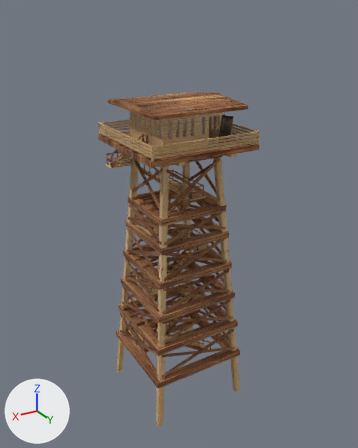
The Blender file assets/models/watch_tower/watch_tower.blend: old version first, new version second.
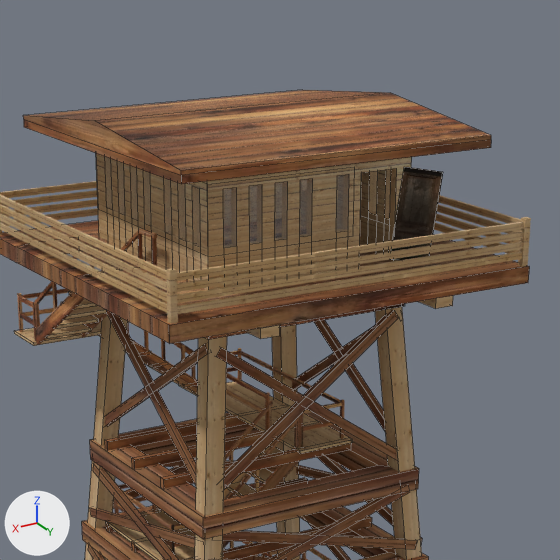
Old and new are each drawn whole from a 50 mm lens placed at (25.5, 43.1, 15.2), pointed at (-0.4, -0.1, -6.4) and again close up on the part from 28% to 75% of the width and 14% to 52% of the height. Every picture has the same lights, and +X, +Y and +Z are marked at lower left. The last two pictures show the newer version. The close-ups show mesh edges as thin lines.

Objects in the first close-up: 'Cross_Supports', 'Floor', 'Legs', 'Roof', 'Square_Supports', 'Walls', 'beams', 'broken_door', 'glass', 'planks', 'railings', 'stairs' and 3 more.
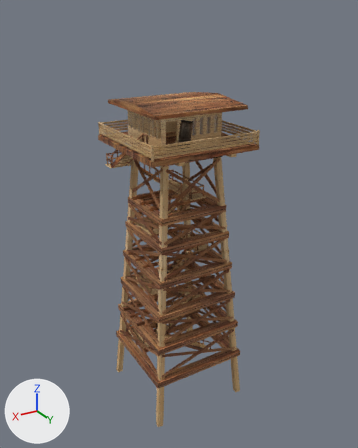
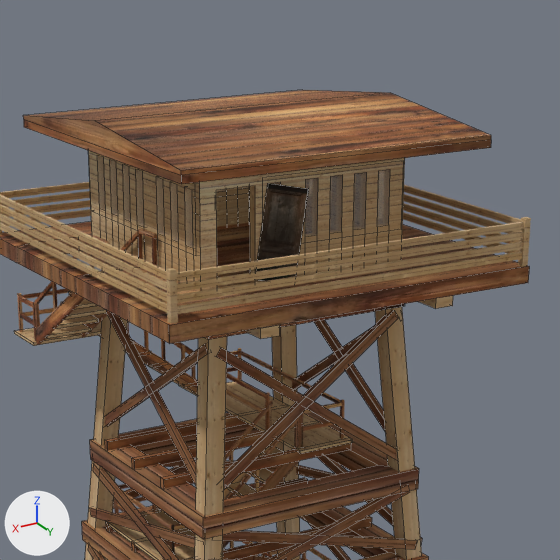
Scene script edits in JSON lines:
```json
{"block": "me_cube_015", "where": "# used by ob_glass; location = (-0.16, 3.35, 5.08); rotation_euler = (0.0, 0.0, 1.571), in degrees (0, 0, 90); scale = (0.138, 3.25, 1.0)"}
{"op": "remove", "block": "me_cube_015", "code": "me_cube_015.from_pydata(...)  # 20 vertices, 21 faces; spans x -49.7..1.0, y -1.1..1.0, z -1.0..1.0"}
{"op": "add", "block": "me_cube_015", "code": "me_cube_015.from_pydata(...)  # 20 vertices, 21 faces; spans x -6.8..0.1, y -3.5..3.3, z -1.0..1.0"}
{"block": "me_cube_015", "change": "me_cube_015 part 1: the whole mesh is scaled about the mesh origin by (0.138, 3.24, 1)"}
{"op": "set", "path": "ob_walls.scale", "old": "(1.0, 1.0, 1.0)", "new": "(-1.0, 1.0, 1.0)"}
{"op": "set", "path": "ob_glass.location", "old": "(-0.16, 3.35, 5.08)", "new": "(0.39, 3.35, 5.08)"}
{"op": "set", "path": "ob_glass.scale", "old": "(0.138, 3.25, 1.0)", "new": "(1.0, -1.0, 1.0)"}
{"op": "set", "path": "ob_broken_door.location", "old": "(-3.41, 3.83, 4.51)", "new": "(1.24, 3.83, 4.51)"}
```

Pixel boxes (x1, y1, x2, y2) of what changed, in the close-ups (560 x 560 px):
```json
{"object": "Walls", "change": "rescaled", "before": [96, 153, 412, 290], "after": [89, 151, 405, 291]}
{"object": "glass", "change": "moved, rescaled", "before": [105, 157, 391, 248], "after": [98, 155, 390, 248]}
{"object": "broken_door", "change": "moved", "before": [391, 167, 443, 260], "after": [256, 183, 308, 281]}
```
